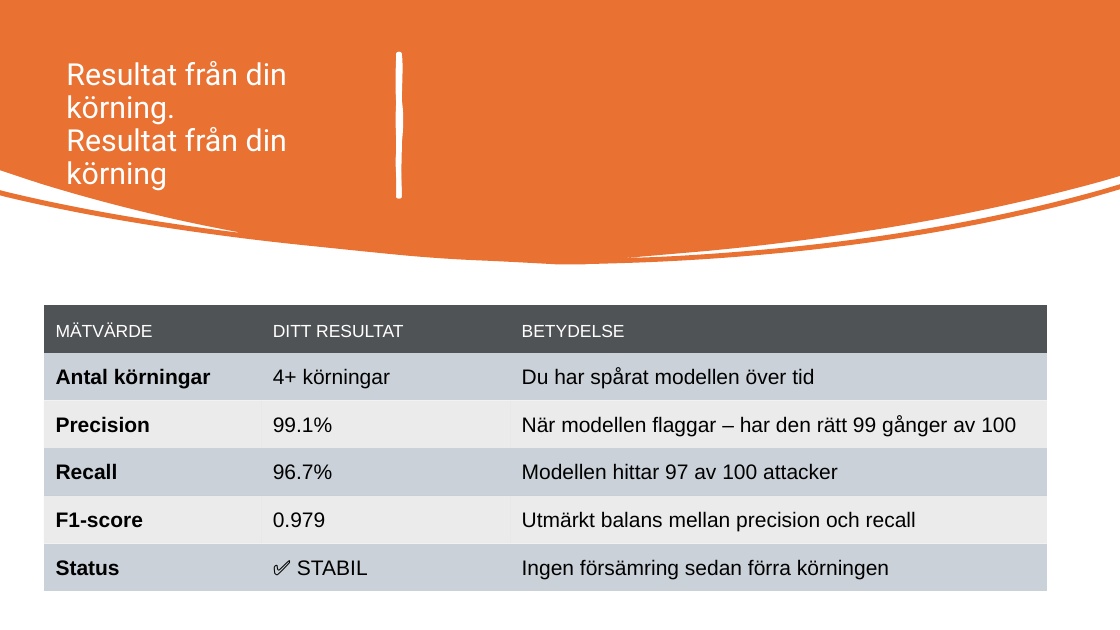
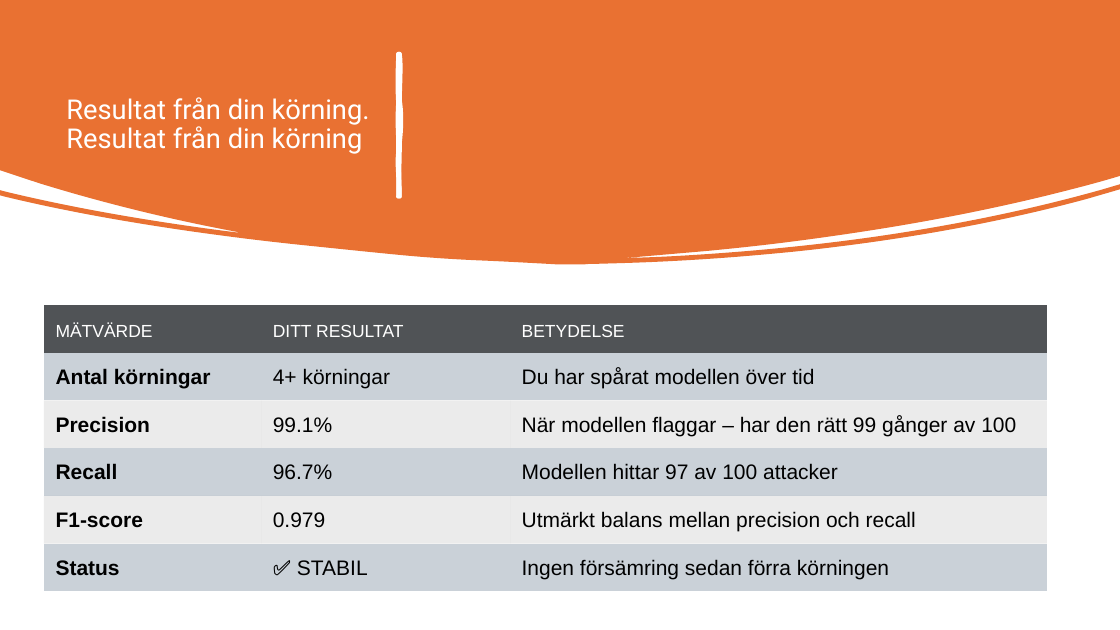
Before and after one commit to Ars1222022/insider-threat-detection, a slide deck: slide 120 of docs/Insider Threat Detection.pptx (slide 119 before the commit). Drawn at 1120x630 pixels with LibreOffice and Linux fonts; fonts in the diff are those of the drawing. Boxes give left, top, right and bottom in pixels: in the first picture for what was removed or moved away, otherwise in the second. Text is boxed around its words. In the diff, an @@ line names an element or a change of style, - is before the commit and + after.

```diff
--- a/docs/Insider Threat Detection.pptx
+++ b/docs/Insider Threat Detection.pptx
@@ title "Resultat från din körning. Resultat ..." at box(66, 97, 370, 154): size 26 to 23.4 pt @@
```
Also in this commit, not shown: 71 other slides changed, 1 slide added, 1 other file.
